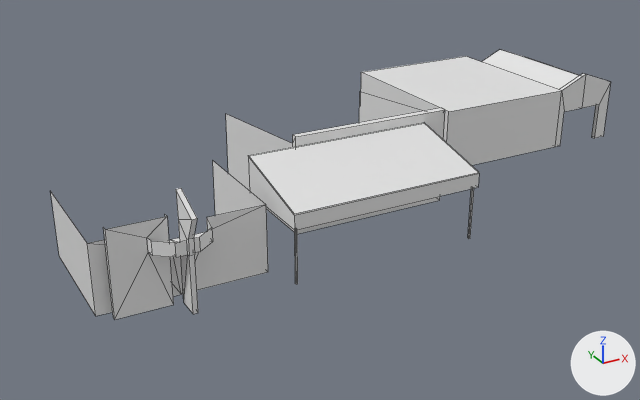
An edit to the Blender file Assets/praça das aguas/predios/conjunto casa12.blend, drawn before and after from the same camera.
Camera for both pictures: a 50 mm camera at (-8.2, -33.5, 19.2) aimed at (13.3, 5.6, -0.3). Lighting does not change. The marker at lower right points along +X, +Y and +Z. Mesh edges are drawn as thin lines. Materials are left out; every surface is plain grey.
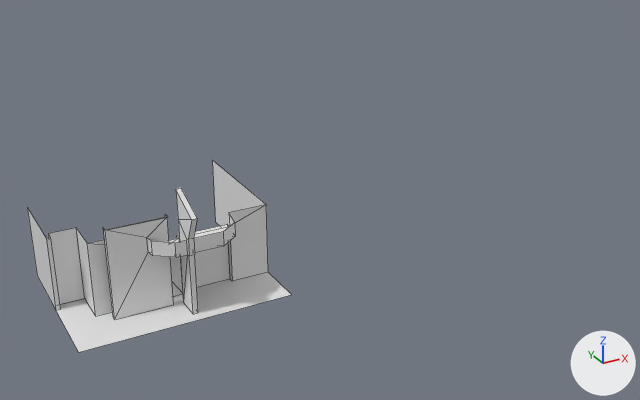
Changed parts and their boxes [x1, y1, x2, y2] in the pictures (640 x 400 px):
'Cube', reshaped (21% wider, 20% taller)
    before: [51, 161, 268, 320]
    after: [28, 161, 291, 352]
'Cube.001', hidden
    before: [226, 92, 479, 284]
'Cube.002', hidden
    before: [361, 50, 611, 165]
part 1 of me_cube_001, built on
    before: [51, 192, 268, 320]
    after: [28, 205, 291, 352]

What the commit changed:
me_cube_001 is used by ob_cube; location (0.0, 0.0, 0.0).
me_cube_001 had 54 vertices, 51 faces and spanned x -1.0..6.96, y -3.38..5.17, z -0.04..5.23.
me_cube_001 now has 79 vertices, 64 faces and spans x -2.34..6.96, y -3.38..5.17, z -0.04..5.23.
Part 1, on me_cube_001:
9 vertices are removed from x -1.0..4.13, y -1.66..5.17, z -0.04..4.09.
18 faces are deleted.
5 vertices in x 3.16..4.13, y -2.64..-1.0, z 2.67..3.34 move by (1.04, 0.0, 0.0).
29 vertices are added at x -2.34..6.96, y -3.35..3.75, z -0.04..4.09.
5 new vertices lie (0.0, 0.0, 3.38) away from vertices in x -2.34..-1.0, y 0.27..3.75, z -0.04.
31 new faces join them.
Object 'Cube.002' (ob_cube_002) is now hidden.
Object 'Cube.001' (ob_cube_001) is now hidden.
